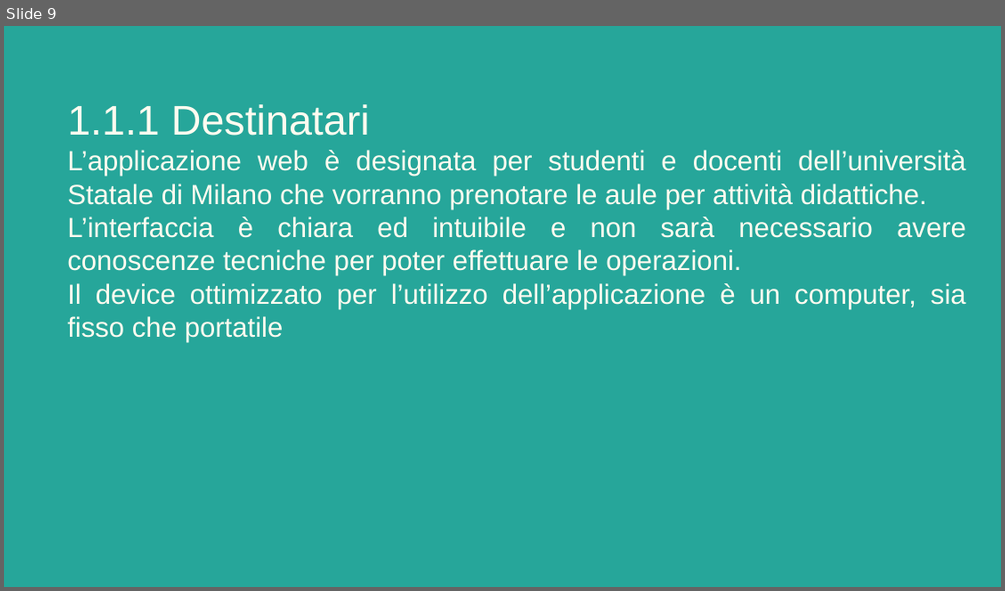
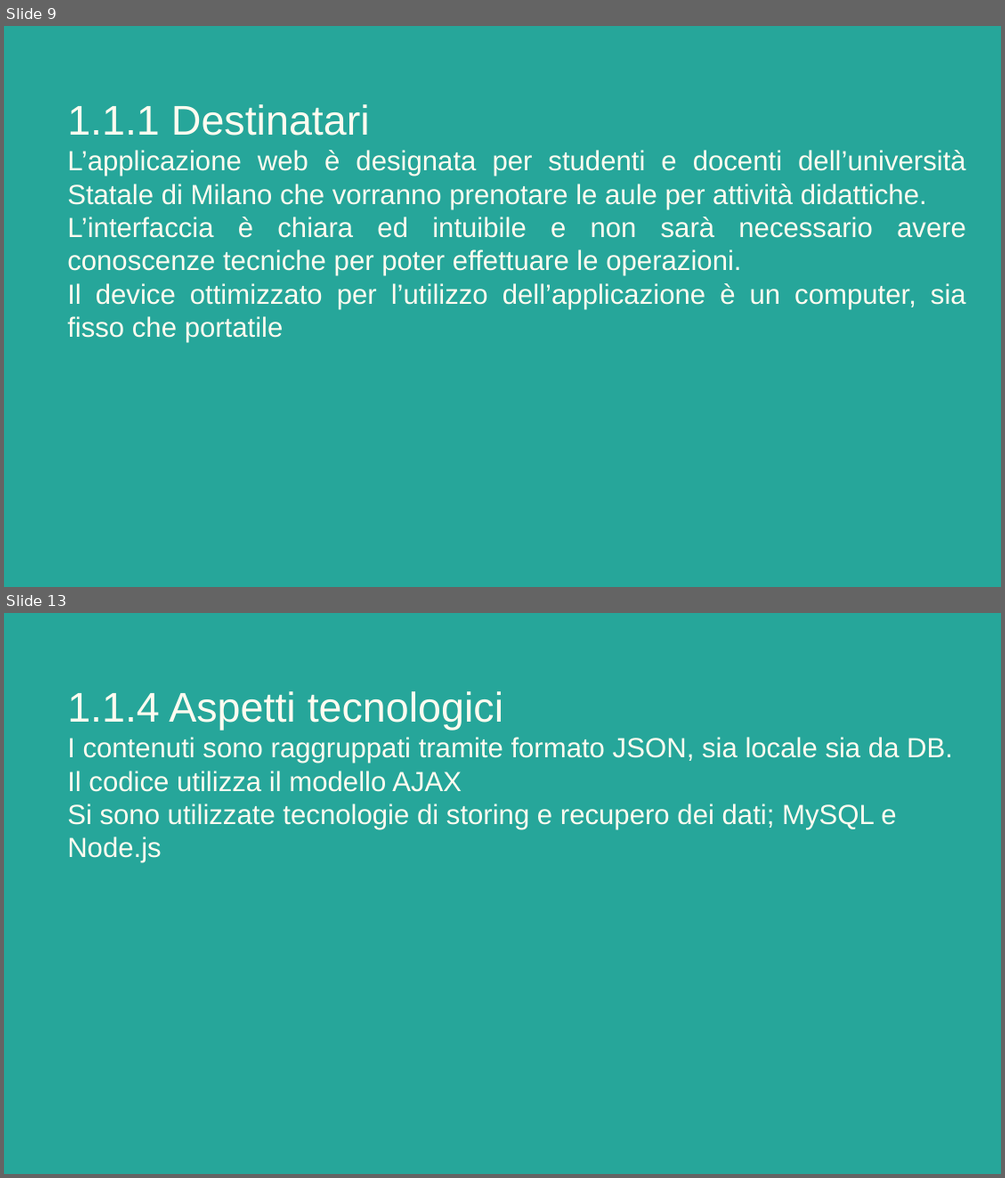
Before and after one commit to Giulia248/UniBookMi, a slide deck: others/Relazione UniBookMi.pptx. Shown one above the other, each under a label of ours: slide 9 before the commit, slides 9 and 13 after it; the slides between them are not shown. The pictures are 1005x591 and 1005x1178 pixels, drawn with LibreOffice and Linux fonts; fonts in the diff are those of the drawing. Boxes give left, top, right and bottom in pixels: in the first picture for what was removed or moved away, otherwise in the second. Text is boxed around its words. In the diff, an @@ line names an element or a change of style, - is before the commit and + after.

```diff
--- a/others/Relazione UniBookMi.pptx
+++ b/others/Relazione UniBookMi.pptx
@@ slide 13 added at (4, 613, 1001, 1174), background #26A69A @@
@@ title added at (67, 691, 953, 863), 20 pt, text #FFFBF0 @@
+1.1.4 Aspetti tecnologici
+I contenuti sono raggruppati tramite formato JSON, sia locale sia da DB.
+Il codice utilizza il modello AJAX
+Si sono utilizzate tecnologie di storing e recupero dei dati; MySQL e Node.js
```
Also in this commit, not shown: 3 other slides added, 1 other file.
